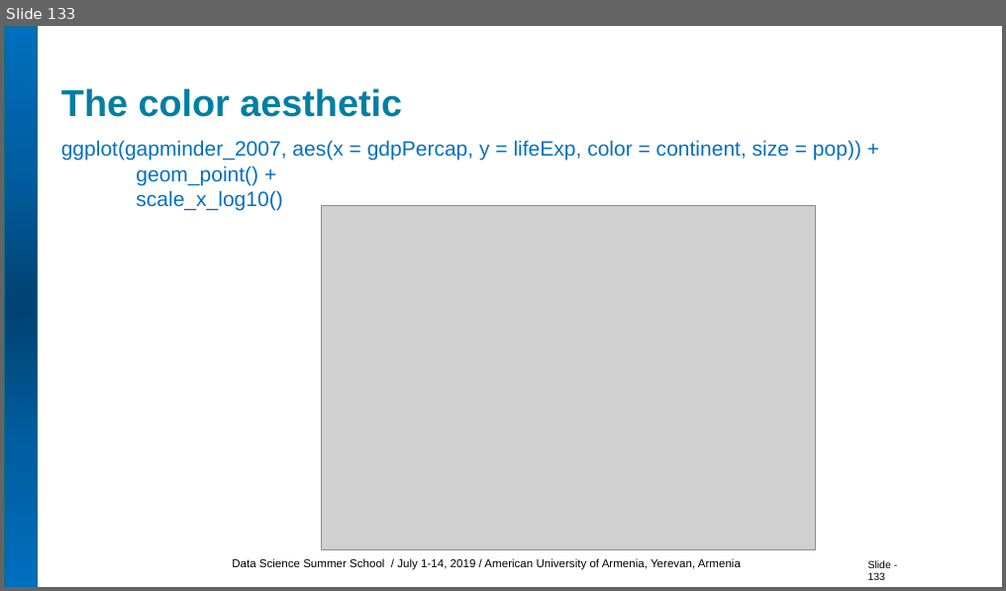
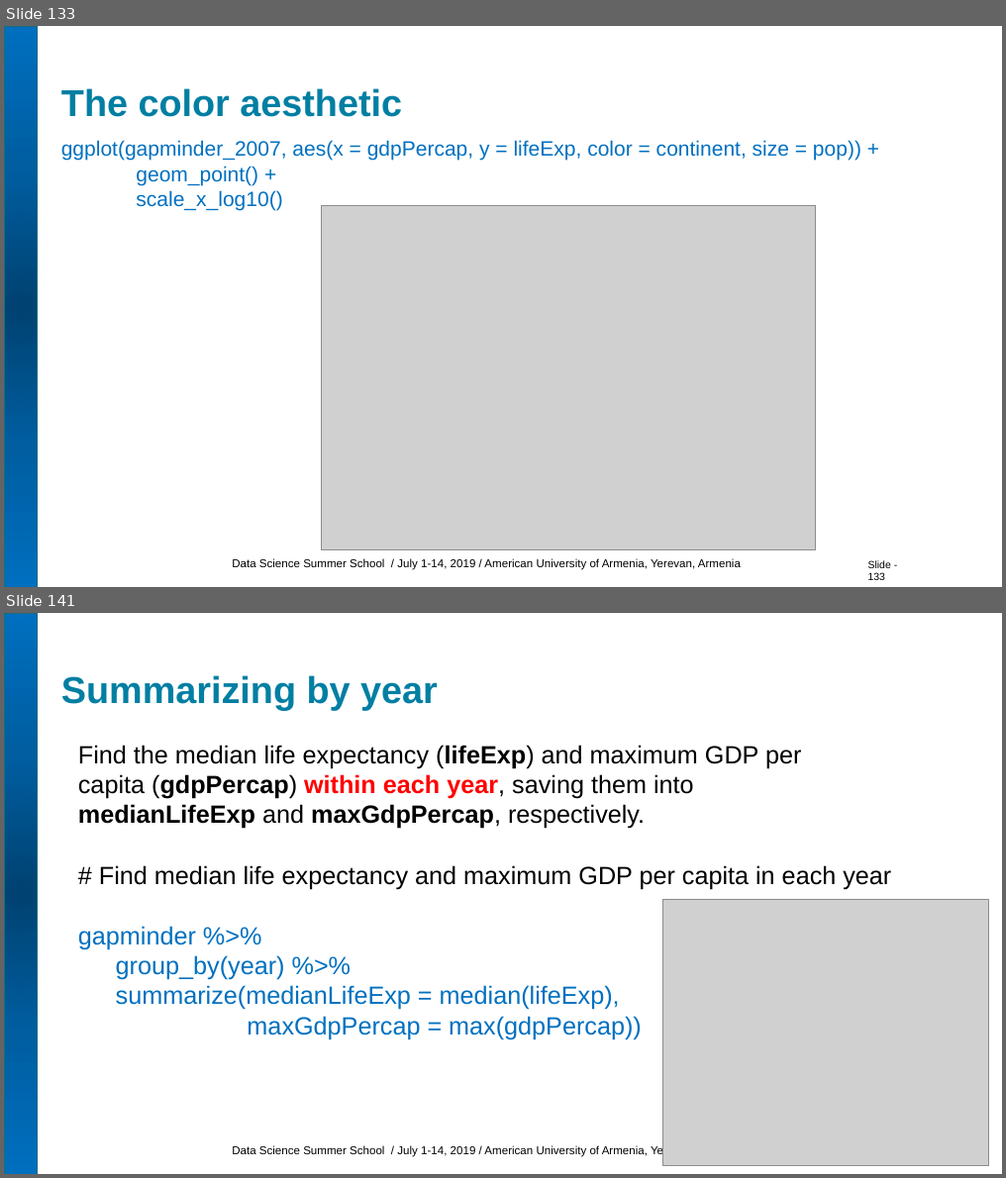
Before and after one commit to HermineGrigoryan/DS-Summer-School, a slide deck: R for Data Science/R for DS AUA.pptx. Shown one above the other, each under a label of ours: slide 133 before the commit, slides 133 and 141 after it; the slides between them are not shown. The pictures are 1006x591 and 1006x1178 pixels, drawn with LibreOffice and Linux fonts; fonts in the diff are those of the drawing; grey boxes stand for pictures. Boxes give left, top, right and bottom in pixels: in the first picture for what was removed or moved away, otherwise in the second. Text is boxed around its words. In the diff, an @@ line names an element or a change of style, - is before the commit and + after.

```diff
--- a/R for Data Science/R for DS AUA.pptx
+++ b/R for Data Science/R for DS AUA.pptx
@@ slide 141 added at (4,613,1002,1174), background #FFFFFF; not listed: 2 template elements that a slide beside it also shows @@
@@ title added at (61,675,438,711), 36 pt, text #007FA3, bold @@
+Summarizing by year
@@ text added at (78,745,801,829), 24 pt, text #000000 @@
+Find the median life expectancy (lifeExp) and maximum GDP per capita (gdpPercap) within each year, saving them into medianLifeExp and maxGdpPercap, respectively.
@@ text added at (78,865,891,1040), 24 pt, text #0070C0 @@
+# Find median life expectancy and maximum GDP per capita in each year
+gapminder %>%
+  group_by(year) %>%
+  summarize(medianLifeExp = median(lifeExp),
+  maxGdpPercap = max(gdpPercap))
@@ picture added at (663,899,989,1166) @@
```
Also in this commit, not shown: 21 slides changed, 35 other slides added, 1 other file.
